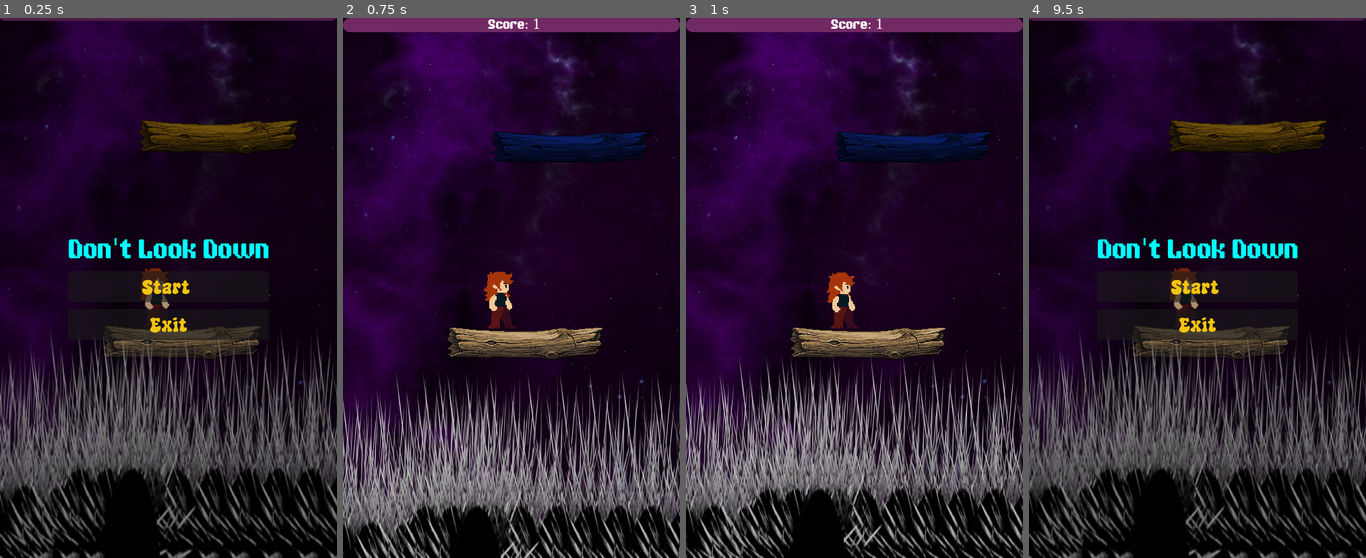
Above: before the commit, frames 1-4 (left to right).
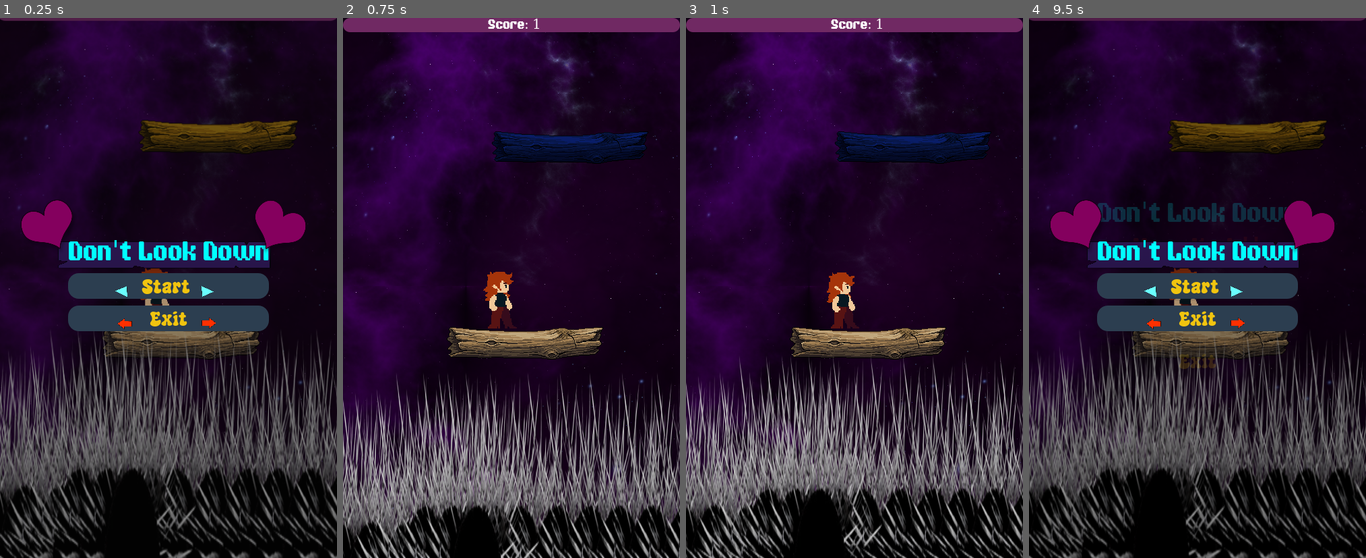
Above: after the commit, the same moments.

Repository: niranjansthaa11-code/jumping-game
Game: Godot game, scene res://Scences/main_menu.tscn
Same seed, same stepped clock (60 frames per second), same inputs: the game is played once before the commit and once after it.
Inputs (mouse positions are in pixels of both pictures, inside the frame that each line leads up to):
- Up to frame 1 (0.25 s): no input
- Up to frame 2 (0.75 s): click "Start" at 0.5 s
- Up to frame 3 (1 s): no input
- Up to frame 4 (9.5 s): click "Start" at 1.25 s; click "Start" at 2 s; click (1305, 261) at 2.77 s; click (1305, 261) at 3.52 s; hold Right (Right) 4.28-5 s; tap Alt at 4.35, 7.35, 8.85 s; tap Up at 4.52 s; click "Main_menu" at 5 s; click "Start" at 5.75 s; hold Right (Right) 6.53-7.28 s; tap Shift at 6.6, 8.1 s; tap Space (jump) at 6.77, 8.27, 9.02 s; hold Left (Left) 7.28-8.03 s; hold Right (Right) from 8.03 s (still down)

The runs differ from the first frame. In frame 1, 9.9% of the frame differs, in the area x 6-91%, y 33-60%; in frame 2, nothing differs; in frame 3, nothing differs; in frame 4, 11%, in the area x 6-91%, y 33-65%.

Commit message:
made the main_menu more better

Diff:
--- a/Scences/main_menu.tscn
+++ b/Scences/main_menu.tscn
@@ -1,13 +1,45 @@
-[gd_scene load_steps=6 format=3 uid="uid://x4nvco8r1efv"]
+[gd_scene load_steps=14 format=3 uid="uid://x4nvco8r1efv"]
 
 [ext_resource type="Script" uid="uid://batstqjwp2uq5" path="res://scripts/main_menu.gd" id="1_ioqad"]
 [ext_resource type="Texture2D" uid="uid://dwti7vp714dx2" path="res://Assets/Background/main.png" id="1_yxntw"]
 [ext_resource type="FontFile" uid="uid://dvh0cmmo4y4wl" path="res://Assets/Fonts/GamepauseddemoRegular-RpmY6.otf" id="2_ioqad"]
+[ext_resource type="Texture2D" uid="uid://chxg8y4dxjnf8" path="res://Assets/texture_buttons/PNGs/Backgrounds/BackgroundCheckboxMenu.png" id="3_bduix"]
 [ext_resource type="FontFile" uid="uid://bbiyqvmakw2x5" path="res://Assets/Fonts/SuperMaples-2vR2w.ttf" id="3_rxfvr"]
+[ext_resource type="Texture2D" uid="uid://6hofjj2cho5o" path="res://Assets/texture_buttons/PNGs/Icons/GameIcons/IconPlay.png" id="6_gnkpp"]
+[ext_resource type="Texture2D" uid="uid://dmtc0qbyhfyyy" path="res://Assets/texture_buttons/PNGs/Icons/GameIcons/IconHeart.png" id="6_ssbjo"]
+[ext_resource type="Texture2D" uid="uid://bwob1gxfow6sb" path="res://Assets/texture_buttons/PNGs/Icons/GameIcons/IconArrow.png" id="7_ssbjo"]
 
 [sub_resource type="StyleBoxTexture" id="StyleBoxTexture_n0ibi"]
 texture = ExtResource("1_yxntw")
-modulate_color = Color(0.7137255, 0.7137255, 0.7137255, 1)
+modulate_color = Color(0.7137255, 0.7137255, 0.7137255, 0.8235294)
+
+[sub_resource type="StyleBoxFlat" id="StyleBoxFlat_rxfvr"]
+bg_color = Color(0.17254902, 0.24313726, 0.3137255, 1)
+corner_radius_top_left = 16
+corner_radius_top_right = 16
+corner_radius_bottom_right = 16
+corner_radius_bottom_left = 16
+
+[sub_resource type="StyleBoxFlat" id="StyleBoxFlat_gnkpp"]
+bg_color = Color(0.12123912, 0.1766212, 0.2319744, 1)
+corner_radius_top_left = 16
+corner_radius_top_right = 16
+corner_radius_bottom_right = 16
+corner_radius_bottom_left = 16
+
+[sub_resource type="StyleBoxFlat" id="StyleBoxFlat_bduix"]
+bg_color = Color(0.17254902, 0.24313726, 0.3137255, 1)
+corner_radius_top_left = 16
+corner_radius_top_right = 16
+corner_radius_bottom_right = 16
+corner_radius_bottom_left = 16
+
+[sub_resource type="StyleBoxFlat" id="StyleBoxFlat_ssbjo"]
+bg_color = Color(0.12156863, 0.1764706, 0.23137255, 1)
+corner_radius_top_left = 16
+corner_radius_top_right = 16
+corner_radius_bottom_right = 16
+corner_radius_bottom_left = 16
 
 [node name="Main_menu" type="Control"]
 layout_mode = 3
@@ -26,6 +58,13 @@
 grow_horizontal = 2
 grow_vertical = 2
 theme_override_styles/panel = SubResource("StyleBoxTexture_n0ibi")
+
+[node name="BackgroundCheckboxMenu" type="Sprite2D" parent="."]
+modulate = Color(0.17121077, 0.10148462, 0.38761753, 1)
+texture_filter = 1
+position = Vector2(244, 351.99997)
+scale = Vector2(0.3230047, 0.10000001)
+texture = ExtResource("3_bduix")
 
 [node name="VBoxContainer" type="VBoxContainer" parent="."]
 layout_mode = 1
@@ -54,6 +93,8 @@
 theme_override_colors/font_color = Color(0.94509804, 0.76862746, 0.05882353, 1)
 theme_override_fonts/font = ExtResource("3_rxfvr")
 theme_override_font_sizes/font_size = 30
+theme_override_styles/normal = SubResource("StyleBoxFlat_rxfvr")
+theme_override_styles/hover = SubResource("StyleBoxFlat_gnkpp")
 text = "Start "
 
 [node name="exit_button" type="Button" parent="VBoxContainer"]
@@ -61,6 +102,56 @@
 theme_override_colors/font_color = Color(0.94509804, 0.76862746, 0.05882353, 1)
 theme_override_fonts/font = ExtResource("3_rxfvr")
 theme_override_font_sizes/font_size = 30
+theme_override_styles/normal = SubResource("StyleBoxFlat_bduix")
+theme_override_styles/hover = SubResource("StyleBoxFlat_ssbjo")
 text = "Exit"
 
+[node name="start" type="TextureButton" parent="VBoxContainer"]
+layout_mode = 2
+
+[node name="Label" type="Label" parent="VBoxContainer/start"]
+layout_mode = 0
+offset_right = 40.0
+offset_bottom = 23.0
+
+[node name="IconHeart" type="Sprite2D" parent="VBoxContainer"]
+modulate = Color(0.63529414, 0, 0.63529414, 1)
+position = Vector2(310, -14.5)
+rotation = 0.49216142
+scale = Vector2(0.3359375, 0.3359375)
+texture = ExtResource("6_ssbjo")
+
+[node name="IconHeart2" type="Sprite2D" parent="VBoxContainer"]
+modulate = Color(0.63346577, 0.00030986578, 0.6368541, 1)
+position = Vector2(-27, -15.5)
+rotation = -0.45003927
+scale = Vector2(0.3359375, 0.3359375)
+texture = ExtResource("6_ssbjo")
+
+[node name="play" type="Sprite2D" parent="."]
+modulate = Color(0.41568628, 1, 1, 1)
+position = Vector2(308, 405)
+scale = Vector2(0.080078095, 0.080078095)
+texture = ExtResource("6_gnkpp")
+
+[node name="exit" type="Sprite2D" parent="."]
+modulate = Color(1, 0.1882353, 0, 1)
+position = Vector2(310, 452)
+scale = Vector2(0.08984375, 0.08984375)
+texture = ExtResource("7_ssbjo")
+
+[node name="play2" type="Sprite2D" parent="."]
+modulate = Color(0.41568628, 1, 1, 1)
+position = Vector2(180.00003, 405)
+rotation = -3.1084108
+scale = Vector2(0.080078095, 0.080078095)
+texture = ExtResource("6_gnkpp")
+
+[node name="exit2" type="Sprite2D" parent="."]
+modulate = Color(1, 0.1882353, 0, 1)
+position = Vector2(185, 453)
+rotation = -3.129621
+scale = Vector2(0.08984375, 0.08984375)
+texture = ExtResource("7_ssbjo")
+
 [connection signal="pressed" from="VBoxContainer/start_button" to="." method="_on_start_button_pressed"]
Binary file added: Assets/texture_buttons/PNGs/Backgrounds/BackgroundBar.png
Not shown, added: Assets/texture_buttons/PNGs/Backgrounds/BackgroundBar.png.import
Binary file added: Assets/texture_buttons/PNGs/Backgrounds/BackgroundCheckboxMenu.png
Not shown, added: Assets/texture_buttons/PNGs/Backgrounds/BackgroundCheckboxMenu.png.import
Binary file added: Assets/texture_buttons/PNGs/Backgrounds/BackgroundDialogue.png
Not shown, added: Assets/texture_buttons/PNGs/Backgrounds/BackgroundDialogue.png.import
Binary file added: Assets/texture_buttons/PNGs/Backgrounds/BackgroundDialogueContainer.png
Not shown, added: Assets/texture_buttons/PNGs/Backgrounds/BackgroundDialogueContainer.png.import
Binary file added: Assets/texture_buttons/PNGs/Backgrounds/BackgroundExitMenu.png
Not shown, added: Assets/texture_buttons/PNGs/Backgrounds/BackgroundExitMenu.png.import
Binary file added: Assets/texture_buttons/PNGs/Backgrounds/BackgroundExitMenuContainer.png
Not shown, added: Assets/texture_buttons/PNGs/Backgrounds/BackgroundExitMenuContainer.png.import
(and 184 more such lines)
